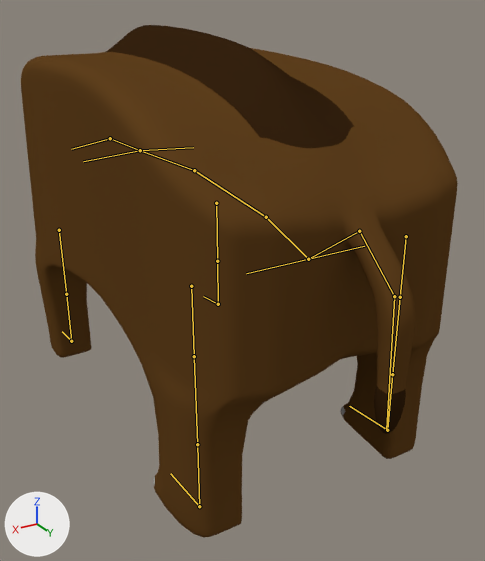
Renders of the Blender file Assets/Resources/Models/Mobs/Boar/Boar.blend from each side of a commit.
Both versions are drawn from a 50 mm lens placed at (5.22, 10.53, 3.58), pointed at (-0.93, 0.28, -1.54). Every picture has the same lights, and +X, +Y and +Z are marked at lower left. Both versions are drawn at frame 130 of the action 'Armature.002Action'; the numbers are the values there. The bones that bend it are drawn over the model as lines.
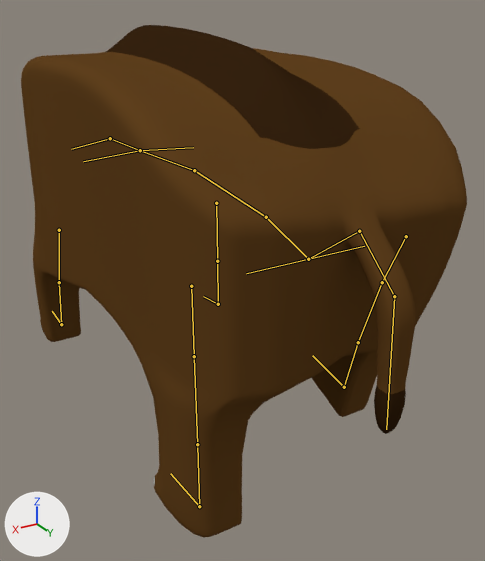
What differs and where, as boxes (x1, y1, x2, y2) in the pictures (485 x 561 px):
'Cube', posed: before (21, 25, 458, 537); after (21, 25, 467, 537)
bone 'Bone_patte_arriere_haut_gauche', root to tip: before (406, 236) to (400, 297); after (406, 236) to (382, 282)
bone 'Bone_patte_arriere_millieu_gauche', root to tip: before (400, 297) to (392, 374); after (382, 282) to (358, 342)
bone 'Bone_patte_arriere_bas_gauche', root to tip: before (392, 374) to (387, 430); after (358, 342) to (344, 387)
bone 'Bone_patte_avant_millieu_droit', root to tip: before (59, 230) to (66, 294); after (59, 230) to (59, 282)
bone 'Bone_patte_avant_bas_droit', root to tip: before (66, 294) to (71, 341); after (59, 282) to (61, 324)

The edits, one by one:
Bone 'Bone_patte_arriere_haut_gauche' (bone_bone_patte_arriere_haut_gauche) turns from (0, 0, 0) to (17, -3, 18) degrees about its own x, y and z.
Bone 'Bone_patte_arriere_millieu_gauche' (bone_bone_patte_arriere_millieu_gauche) turns from (0, 0, 0) to (-2, 0, -5) degrees about its own x, y and z.
Bone 'Bone_patte_arriere_bas_gauche' (bone_bone_patte_arriere_bas_gauche) turns from (0, 0, 0) to (-2, 0, -4) degrees about its own x, y and z.
Bone 'Bone_patte_avant_millieu_droit' (bone_bone_patte_avant_millieu_droit) turns from (0, 1, 0) to (8, -1, 18) degrees about its own x, y and z.
Bone 'Bone_patte_avant_bas_droit' (bone_bone_patte_avant_bas_droit) turns from (0, 0, 0) to (-4, -1, -9) degrees about its own x, y and z.
